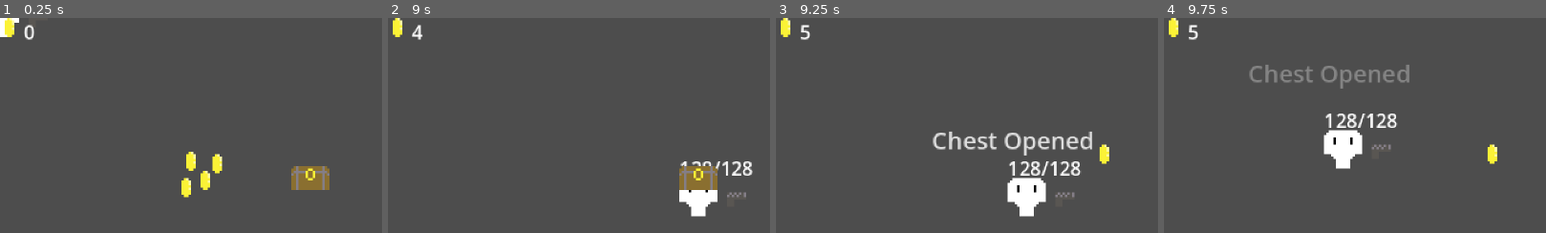
Above: before the commit, frames 1-4 (left to right).
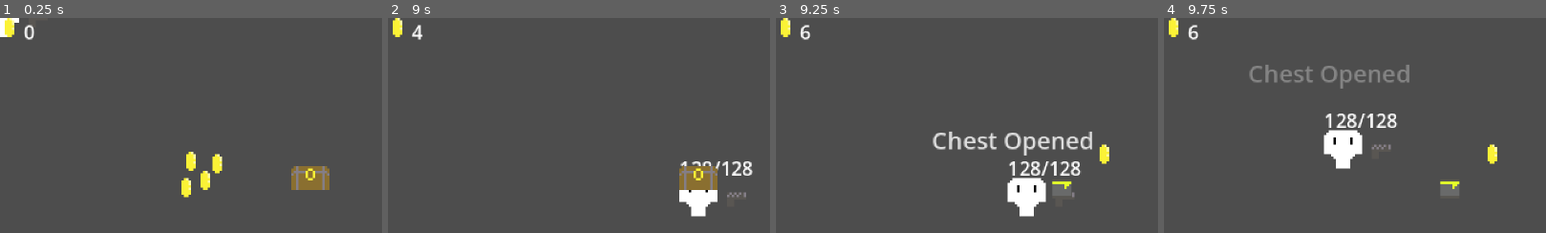
Above: after the commit, the same moments.

Repository: Kimbix/gun-factory-game
Game: Godot game, scene res://main.tscn
Same seed, same stepped clock (60 frames per second), same inputs: the game is played once before the commit and once after it.
Inputs (mouse positions are % of the whole screen's width and height, from its top left):
- Up to frame 1 (0.25 s): no input
- Up to frame 2 (9 s): tap Enter at 0.5 s; move the mouse to (72, 45) at 0.52 s; hold D (move_right) 0.53-1.28 s; hold E (interact) 0.53-1.28 s; move the mouse to (30, 55) at 1.27 s; hold S (move_down) 1.28-2.03 s; click (30, 55) at 1.35 s; tap E (interact) every 1.5 s from 1.55 to 7.55 s; move the mouse to (60, 28) at 2.02 s; hold D (move_right) 2.03-2.78 s; hold E (interact) 2.03-2.78 s; move the mouse to (45, 70) at 2.77 s; hold W (move_up) 2.78-3.53 s; tap 1 at 2.85 s; move the mouse to (80, 65) at 3.52 s; hold E (interact) 3.53-4.28 s; hold A (move_left) 3.53-5.03 s; tap 2 at 3.6 s; move the mouse to (20, 35) at 4.27 s; tap 3 at 4.35 s; move the mouse to (55, 50) at 5.02 s; hold S (move_down) 5.03-5.78 s; hold E (interact) 5.03-5.78 s; tap 4 at 5.1 s; move the mouse to (35, 25) at 5.77 s; hold D (move_right) 5.78-6.53 s; tap 5 at 5.85 s; move the mouse to (72, 45) at 6.52 s; hold W (move_up) 6.53-7.28 s; hold E (interact) 6.53-7.28 s; tap 6 at 6.6 s; move the mouse to (30, 55) at 7.27 s; hold D (move_right) 7.28-8.03 s; tap 7 at 7.35 s; move the mouse to (60, 28) at 8.02 s; hold S (move_down) 8.03-8.78 s; hold E (interact) 8.03-8.78 s; tap 8 at 8.1 s; move the mouse to (45, 70) at 8.77 s; hold A (move_left) from 8.78 s (still down); tap R at 8.85 s
- Up to frame 3 (9.25 s): keep holding A (move_left); tap E (interact) at 9.05 s
- Up to frame 4 (9.75 s): move the mouse to (80, 65) at 9.52 s; release A (move_left) at 9.53 s; hold W (move_up) from 9.53 s (still down); hold E (interact) from 9.53 s (still down); tap Enter at 9.6 s
The pictures show only the part of the screen within x 0-50%, y 0-50%; the shares and areas given below are measured in that part.

Frames 1-2 are identical in both runs. In frame 3, 0.4% of the frame differs, in the area x 6-78%, y 3-84%; in frame 4, 0.4%, in the area x 6-78%, y 3-83%.

Commit message:
LootTable + LootTableEntry Resources; chest uses .tres loot tables

Diff:
--- /dev/null
+++ b/assets/loot/chest_loot.tres
@@ -0,0 +1,31 @@
+[gd_resource type="Resource" script_class="LootTable" format=3]
+
+[ext_resource type="Script" path="res://scripts/world/loot_table.gd" id="1_script"]
+[ext_resource type="Script" path="res://scripts/world/loot_table_entry.gd" id="2_entry_script"]
+[ext_resource type="Resource" path="res://assets/components/conveyor.tres" id="3_conveyor"]
+[ext_resource type="Resource" path="res://assets/components/splitter.tres" id="4_splitter"]
+[ext_resource type="Resource" path="res://assets/components/fast_conveyor.tres" id="5_fast"]
+
+[sub_resource type="Resource" id="Entry_conveyor"]
+script = ExtResource("2_entry_script")
+item_type = ExtResource("3_conveyor")
+chance = 0.8
+count = 2
+
+[sub_resource type="Resource" id="Entry_splitter"]
+script = ExtResource("2_entry_script")
+item_type = ExtResource("4_splitter")
+chance = 0.3
+count = 1
+
+[sub_resource type="Resource" id="Entry_fast"]
+script = ExtResource("2_entry_script")
+item_type = ExtResource("5_fast")
+chance = 0.5
+count = 1
+
+[resource]
+script = ExtResource("1_script")
+coin_min = 2
+coin_max = 6
+entries = Array[Resource]([SubResource("Entry_conveyor"), SubResource("Entry_splitter"), SubResource("Entry_fast")])
--- a/main.tscn
+++ b/main.tscn
@@ -4,6 +4,7 @@
 [ext_resource type="PackedScene" uid="uid://x4x73fufhfjf" path="res://target_dummy.tscn" id="2_target"]
 [ext_resource type="PackedScene" path="res://coin_pickup.tscn" id="3_coin"]
 [ext_resource type="PackedScene" uid="uid://c1kky74w3bq7x" path="res://chest.tscn" id="4_chest"]
+[ext_resource type="Resource" path="res://assets/loot/chest_loot.tres" id="5_loot"]
 
 [node name="Main" type="Node2D" unique_id=1436259564]
 
@@ -26,3 +27,4 @@
 
 [node name="Chest" parent="." unique_id=240597928 instance=ExtResource("4_chest")]
 position = Vector2(130, 67)
+loot_table = ExtResource("5_loot")
--- a/scripts/world/chest.gd
+++ b/scripts/world/chest.gd
@@ -1,9 +1,7 @@
 class_name Chest
 extends Node2D
 
-@export var coin_min: int = 1
-@export var coin_max: int = 5
-@export var loot_table: Array[Dictionary] = []
+@export var loot_table: LootTable
 
 var _opened: bool = false
 var _area: Area2D
@@ -33,18 +31,19 @@
 	_opened = true
 	visible = false
 	_area.queue_free()
-	var count := randi_range(coin_min, coin_max)
+
+	if loot_table == null:
+		return
+	var count := randi_range(loot_table.coin_min, loot_table.coin_max)
 	for i in count:
 		_spawn_coin()
-	for entry in loot_table:
-		var type := entry.get(&"type") as ComponentType
-		if type == null:
+	for entry in loot_table.entries:
+		if entry.item_type == null:
 			continue
-		if randf() >= entry.get(&"chance", 1.0):
+		if randf() >= entry.chance:
 			continue
-		var item_count: int = entry.get(&"count", 1)
-		for j in item_count:
-			_spawn_item(type)
+		for j in entry.count:
+			_spawn_item(entry.item_type)
 
 
 func _spawn_coin() -> void:
--- /dev/null
+++ b/scripts/world/loot_table.gd
@@ -0,0 +1,6 @@
+class_name LootTable
+extends Resource
+
+@export var coin_min: int = 0
+@export var coin_max: int = 0
+@export var entries: Array[LootTableEntry] = []
--- /dev/null
+++ b/scripts/world/loot_table_entry.gd
@@ -0,0 +1,6 @@
+class_name LootTableEntry
+extends Resource
+
+@export var item_type: ComponentType
+@export var chance: float = 1.0
+@export var count: int = 1
Not shown, added: scripts/world/loot_table.gd.uid
Not shown, added: scripts/world/loot_table_entry.gd.uid
